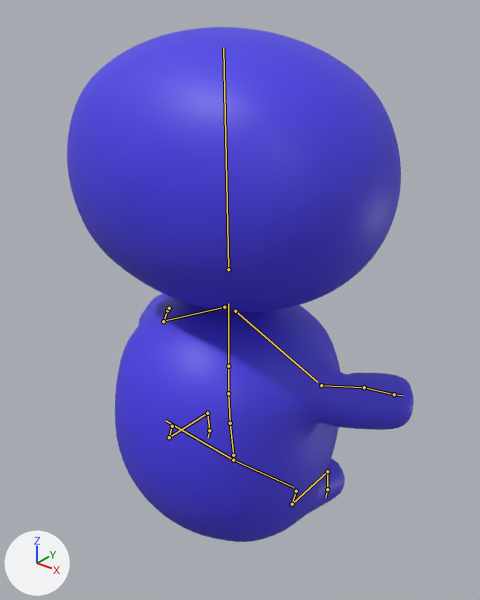
One commit to the Blender file 3D_Game/char.blend: the scene before it, then after it.
Before and after are seen from a 50 mm lens placed at (2.52, -3.02, 3.88), pointed at (0.02, 0.1, 1.95). Arrows for +X, +Y and +Z are at lower left; the lights stay in place. Both versions are drawn at frame 39 of the action 'Jump_loop'; the numbers are the values there. The bones that bend it are drawn over the model as lines.

In view in the first picture: 'Player-col'.
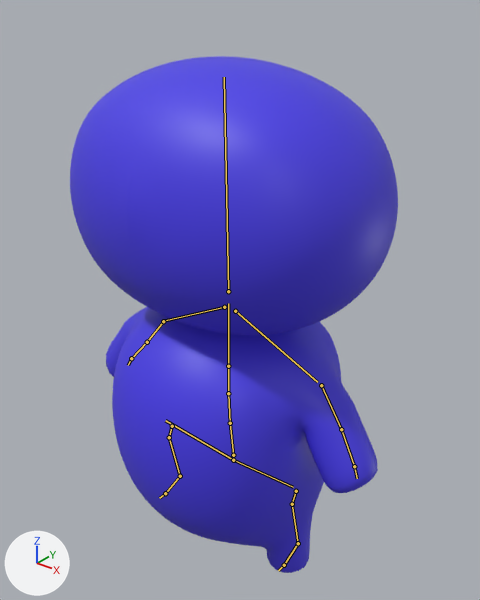
Changed parts and their boxes [x1, y1, x2, y2] in the pictures (480 x 600 px):
'Player-col', posed
    before: [67, 27, 414, 542]
    after: [70, 56, 398, 573]
bone 'spine.004', root to tip
    before: (228, 269) to (223, 47)
    after: (228, 291) to (224, 77)
bone 'upper_arm.L', root to tip
    before: (321, 385) to (364, 387)
    after: (321, 385) to (341, 429)
bone 'upper_arm.R', root to tip
    before: (163, 321) to (167, 310)
    after: (163, 321) to (147, 342)
bone 'shin.L', root to tip
    before: (292, 504) to (327, 471)
    after: (292, 504) to (298, 543)
bone 'shin.R', root to tip
    before: (169, 437) to (207, 413)
    after: (169, 437) to (180, 476)

The change in detail:
Bone 'spine.004' (bone_spine_004) moves from (0.0, 0.141, -0.003) to (0.0, -0.014, 0.0).
Bone 'upper_arm.L' (bone_upper_arm_l) turns from (-71, 33, -55) to (2, 0, -30) degrees about its own x, y and z.
Bone 'upper_arm.R' (bone_upper_arm_r) turns from (-72, -38, 55) to (2, -2, 26) degrees about its own x, y and z.
Bone 'shin.L' (bone_shin_l) turns from (74, 0, 0) to (-1, 0, 0) degrees about its own x, y and z.
Bone 'shin.R' (bone_shin_r) turns from (73, 0, 0) to (-1, 0, 0) degrees about its own x, y and z.
